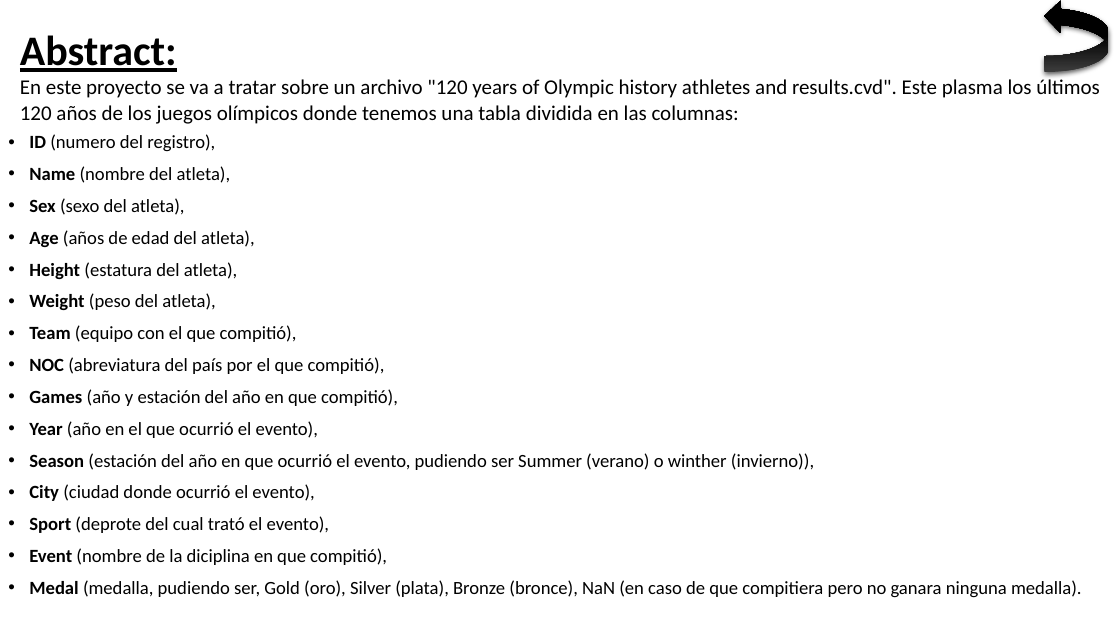
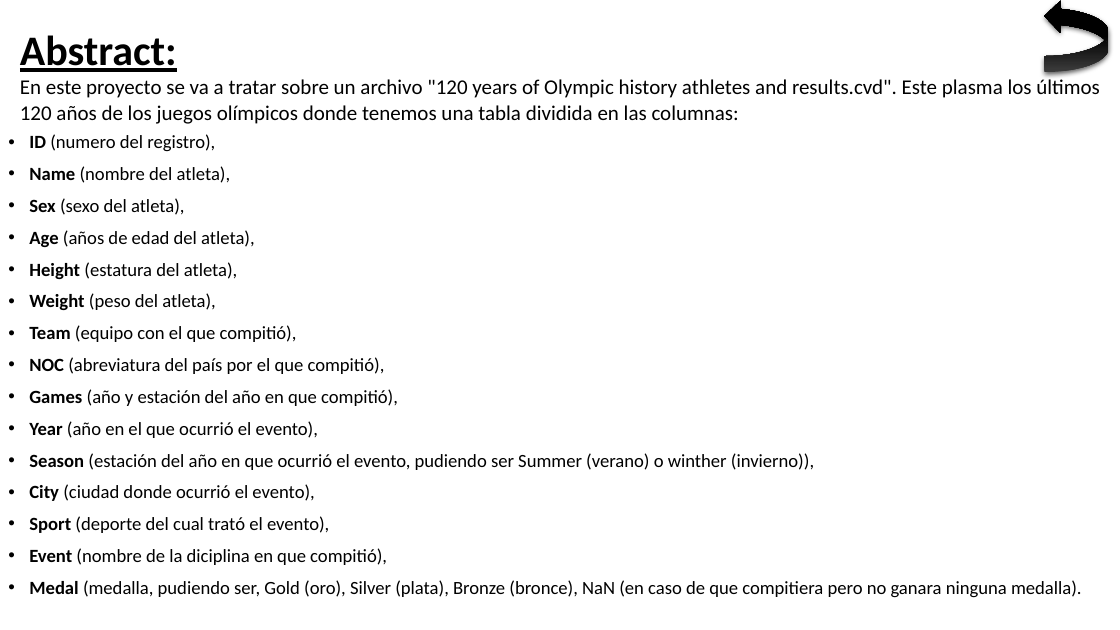
Before and after one commit to FauGC/Data-Science, a slide deck: slide 4 of Fausto González Castro - 120 Years of Olympic history.pptx. Drawn at 1120x630 pixels with LibreOffice and Linux fonts; fonts in the diff are those of the drawing; background and template pictures are left out. Boxes give left, top, right and bottom in pixels: in the first picture for what was removed or moved away, otherwise in the second. Text is boxed around its words. In the diff, an @@ line names an element or a change of style, - is before the commit and + after.

```diff
--- a/Fausto González Castro - 120 Years of Olympic history.pptx
+++ b/Fausto González Castro - 120 Years of Olympic history.pptx
@@ text at [29,516,329,533]: text changed @@
-• Sport (deprote del cual trató el evento),
+• Sport (deporte del cual trató el evento),
```
Also in this commit, not shown: 9 other slides changed, 3 slides added.
